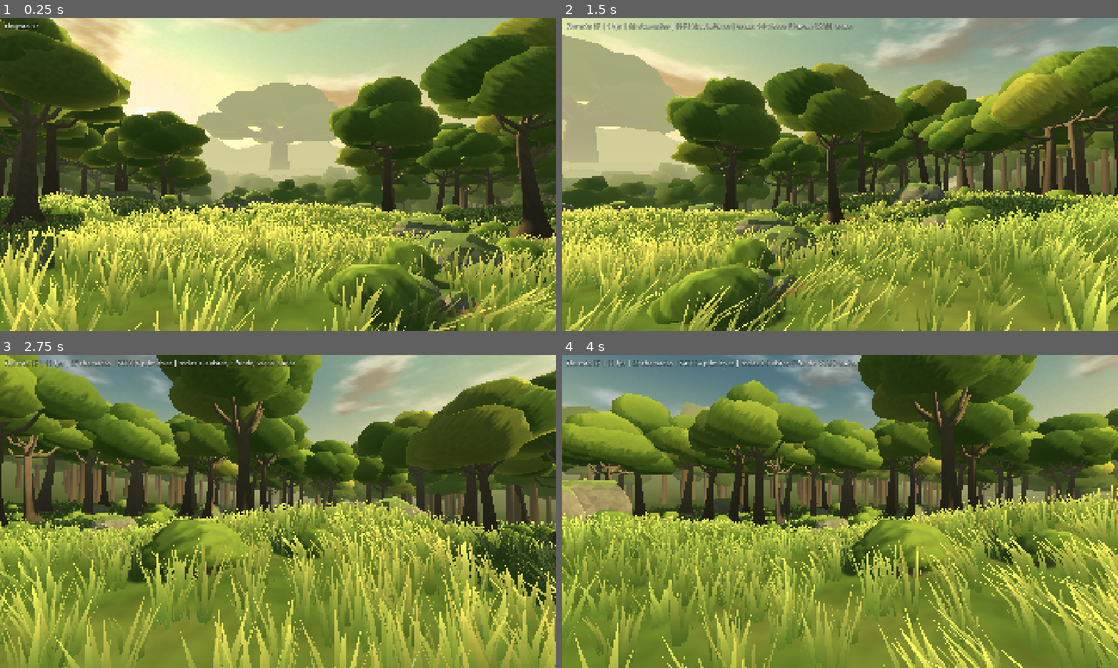
Above: before the commit, frames 1-4 (two rows, left to right).
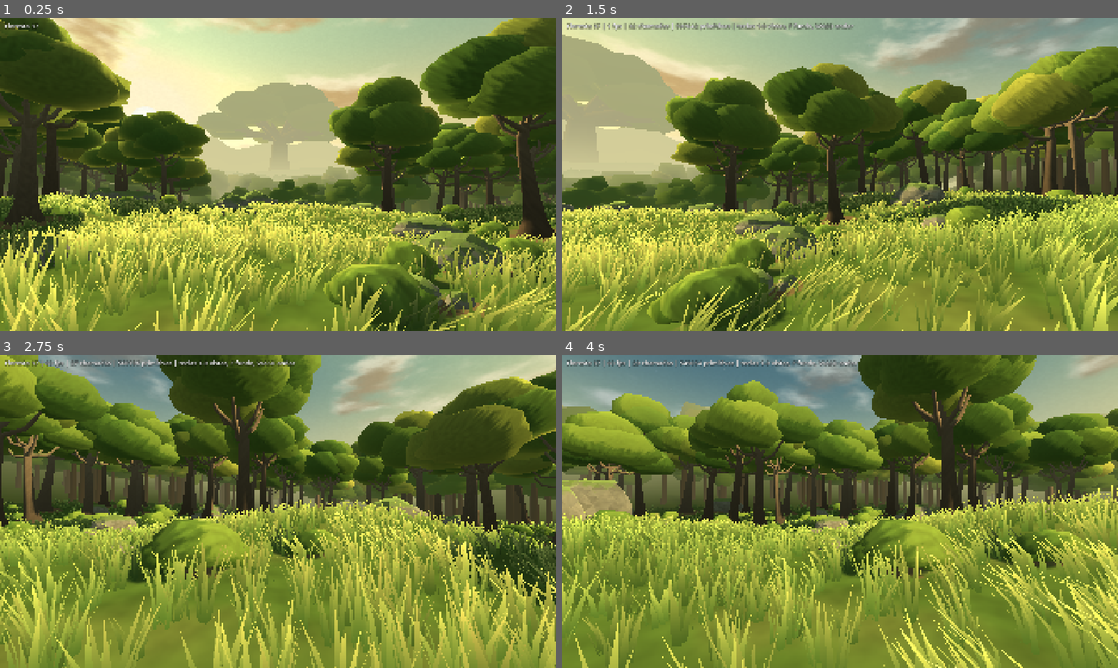
Above: after the commit, the same moments.

Repository: arthof09-ai/jogo-verdadeiro-rascunhos
Game: Godot game, scene res://mapa/floresta/campo_floresta.tscn
The game is run twice, just before and just after one commit, with the same random seed, the same clock (stepped at 60 frames per second) and the same inputs. This scene is started directly instead of the project's main scene.
Inputs (mouse positions are in pixels of both pictures, inside the frame that each line leads up to):
- Up to frame 1 (0.25 s): no input
- Up to frame 2 (1.5 s): tap Enter at 0.5 s; move the mouse to (962, 158) at 0.52 s; hold Right 0.53-1.25 s; tap 1 at 0.6 s; click (962, 158) at 0.67 s; tap Space at 0.77 s; drag from (728, 190) to (812, 237) at 1.27 s
- Up to frame 3 (2.75 s): move the mouse to (333, 442) at 2.02 s; hold Right from 2.03 s (still down); tap 3 at 2.1 s
- Up to frame 4 (4 s): release Right at 2.75 s; drag from (812, 574) to (673, 464) at 2.77 s; move the mouse to (1006, 558) at 3.52 s; hold Left from 3.53 s (still down); tap P at 3.6 s; tap Space at 3.77 s

The runs differ from the first frame. In frame 1, less than 0.1% of the frame differs, in the area x 68-92%, y 54-62%; in frame 2, 0.6%; in frame 3, 1.0%, in the area x 0-100%, y 34-55%; in frame 4, 1.0%.

Commit message:
Ordem 37 (mapa da floresta): fecho por olhos — troncos do anel próximo em sombra (eram paus cor de areia), oclusão das bolhas e do chão do anel na conta da tinta, ar do anel em curva (as filas da frente casam com a orla real), base do tronco da âncora a derreter no ar; 4 vistas diagonais do centro (volta de 360° de 45 em 45 graus)
Co-Authored-By: Claude <noreply@anthropic.com>

Diff:
--- a/rascunhos/cliente/mapa/floresta/campo_floresta.gd
+++ b/rascunhos/cliente/mapa/floresta/campo_floresta.gd
@@ -56,6 +56,11 @@
 	["canto-SO_olha-fora", -29.5, 25.5, 1.7, -135.0, 4.0],
 	["longe_vista-ref07", 5.0, 27.0, 2.3, -11.0, 1.0],
 	["alto_mapa-inteiro", 0.0, 46.0, 34.0, 0.0, -40.0],
+	# as diagonais do centro: com as 4 primeiras, a volta de 360° fica vista de 45 em 45 graus
+	["centro_olha-nordeste", 0.0, 0.0, 1.7, 45.0, 3.0],
+	["centro_olha-sueste", 0.0, 0.0, 1.7, 135.0, 3.0],
+	["centro_olha-sudoeste", 0.0, 0.0, 1.7, -135.0, 3.0],
+	["centro_olha-noroeste", 0.0, 0.0, 1.7, -45.0, 3.0],
 ]
 
 @export var semente: int = 37
@@ -846,7 +851,9 @@
 	var escuro := lerpf(0.72, 1.0, ao)
 	var c := Color(alb.r * luz.r * escuro, alb.g * luz.g * escuro, alb.b * luz.b * escuro).linear_to_srgb()
 	var f := Relevo.fora(p.x, p.z)
-	var quanto := lerpf(0.04, 0.46, clampf((f - Relevo.ANEL_DENTRO) / (Relevo.ANEL_FORA - Relevo.ANEL_DENTRO), 0.0, 1.0))
+	# em curva: as primeiras filas (as que os cantos da arena vêem a 20–30 m) ficam com o tom
+	# das árvores reais; o clarear guarda-se para o fundo do anel
+	var quanto := lerpf(0.04, 0.46, pow(clampf((f - Relevo.ANEL_DENTRO) / (Relevo.ANEL_FORA - Relevo.ANEL_DENTRO), 0.0, 1.0), 1.5))
 	quanto += 0.30 * smoothstep(1.0, -11.0, p.y)
 	return Paleta.ar(c, quanto)                                          # (c) a tinta dos anéis
 
@@ -870,7 +877,8 @@
 			var nrm := Relevo.normal(p2.x, p2.y)
 			lt.n.append(nrm)
 			var chao := Paleta.CHAO_RELVA.lerp(Paleta.ANEL_FLORESTA, 0.5).darkened(0.18)
-			lt.c.append(_tinta_perto(chao, nrm.lerp(Vector3.UP, 0.5), p))
+			# é chão DEBAIXO da floresta: à frente quase todo em sombra (como a orla real)
+			lt.c.append(_tinta_perto(chao, nrm.lerp(Vector3.UP, 0.5), p, lerpf(0.40, 0.80, tj)))
 			lt.uv.append(Vector2.ZERO)
 	# a contra-encosta: para lá da crista o chão cai e derrete na cor do horizonte
 	for i in na:
@@ -888,6 +896,7 @@
 	var tri_saia := lt.triangulos()
 	# --- a linha de árvores: bolhas pobres (20–80 triângulos), tinta cozinhada
 	var inicio := lt.v.size()
+	var troncos := PackedInt32Array()  # pares [de, até[ dos vértices que são tronco
 	var postas := 0
 	var tent := 0
 	while postas < 760 and tent < 5000:
@@ -918,20 +927,30 @@
 				lt.bolha(c5, Vector3(rb2, rb2 * 0.72, rb2), 1, tinta.lerp(Paleta.COPA_B, _rf(0.0, 0.4)), _rf(0.0, 80.0), pe_vol, 0.0, 0.0, 0.34)
 			lt.bolha(cimo2 + Vector3(0, alto * 0.30, 0), Vector3(alto * 0.22, alto * 0.16, alto * 0.22), 0, tinta, _rf(0.0, 80.0), pe_vol, 0.0, 0.0, 0.34)
 			var casca2 := Paleta.CASCA.lerp(Color("#93806a"), 0.4)
+			troncos.append(lt.v.size())
 			lt.tubo([[Vector3(p4.x, h2 - 0.5, p4.y), alto * 0.040], [cimo2, alto * 0.024]], 5, casca2, casca2, false)
+			troncos.append(lt.v.size())
 			postas += 1
 			continue
 		lt.bolha(centro, Vector3(largo, alto * 0.46, largo), sub, tinta, _rf(0.0, 80.0), centro - Vector3(0, alto * 0.3, 0), 0.0, 0.0, 0.34)
 		if sub == 1:
 			var c2 := centro + Vector3(_rf(-1.0, 1.0) * largo * 0.7, -alto * _rf(0.05, 0.22), _rf(-1.0, 1.0) * largo * 0.7)
 			lt.bolha(c2, Vector3(largo * 0.75, alto * 0.30, largo * 0.75), 0, tinta.darkened(0.08), _rf(0.0, 80.0), centro - Vector3(0, alto * 0.3, 0), 0.0, 0.0, 0.34)
-			var casca := Paleta.CASCA.darkened(0.15)
+			var casca := Paleta.CASCA.lerp(Color("#93806a"), 0.4)
+			troncos.append(lt.v.size())
 			lt.tubo([[Vector3(p4.x, h2 - 0.5, p4.y), alto * 0.034], [Vector3(p4.x, h2 + alto * 0.45, p4.y), alto * 0.022]], 4, casca, casca, false)
+			troncos.append(lt.v.size())
 		postas += 1
+	# a tinta: a oclusão da bolha (cor.a) entra na conta como no shader das copas reais; os
+	# troncos estão debaixo das copas — quase todos em sombra, como os da orla real
+	var e_tronco := PackedByteArray()
+	e_tronco.resize(lt.v.size())
+	for k in range(0, troncos.size(), 2):
+		for i in range(troncos[k], troncos[k + 1]):
+			e_tronco[i] = 1
 	for i in range(inicio, lt.v.size()):
 		var cor := lt.c[i]
-		var ao := cor.a
-		var cc := _tinta_perto(Color(cor.r * lerpf(0.7, 1.0, ao), cor.g * lerpf(0.7, 1.0, ao), cor.b * lerpf(0.7, 1.0, ao)), lt.n[i], lt.v[i])
+		var cc := _tinta_perto(Color(cor.r, cor.g, cor.b), lt.n[i], lt.v[i], 0.15 if e_tronco[i] == 1 else cor.a)
 		cc.a = 1.0
 		lt.c[i] = cc
 	var mat := ShaderMaterial.new()
@@ -1047,7 +1066,7 @@
 		var k := smoothstep(-0.35, 0.75, lt.n[i].dot(sol))
 		var ao := lerpf(0.72, 1.0, cor.a)
 		var c2 := Color(cor.r * lerpf(0.62, 1.20, k) * ao, cor.g * lerpf(0.72, 1.10, k) * ao, cor.b * lerpf(0.90, 0.80, k) * ao)
-		var quanto := 0.70 + 0.26 * (1.0 - smoothstep(-6.0, 34.0, lt.v[i].y))
+		var quanto := 0.70 + 0.26 * (1.0 - smoothstep(6.0, 44.0, lt.v[i].y))
 		var cc := Paleta.ar(c2, quanto)
 		cc.a = 1.0
 		lt.c[i] = cc
